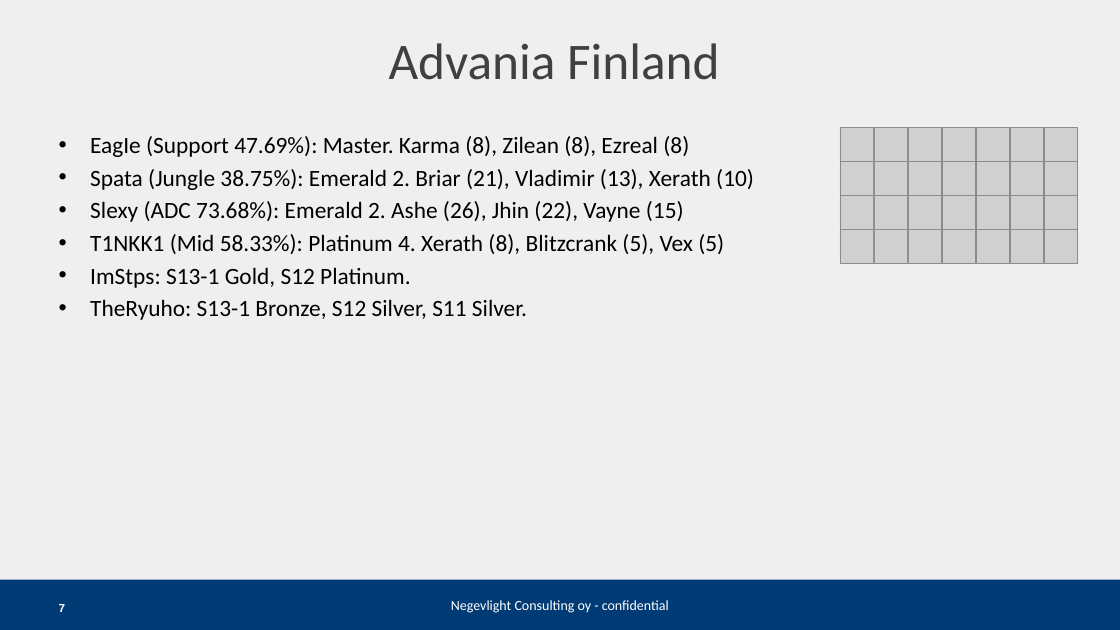
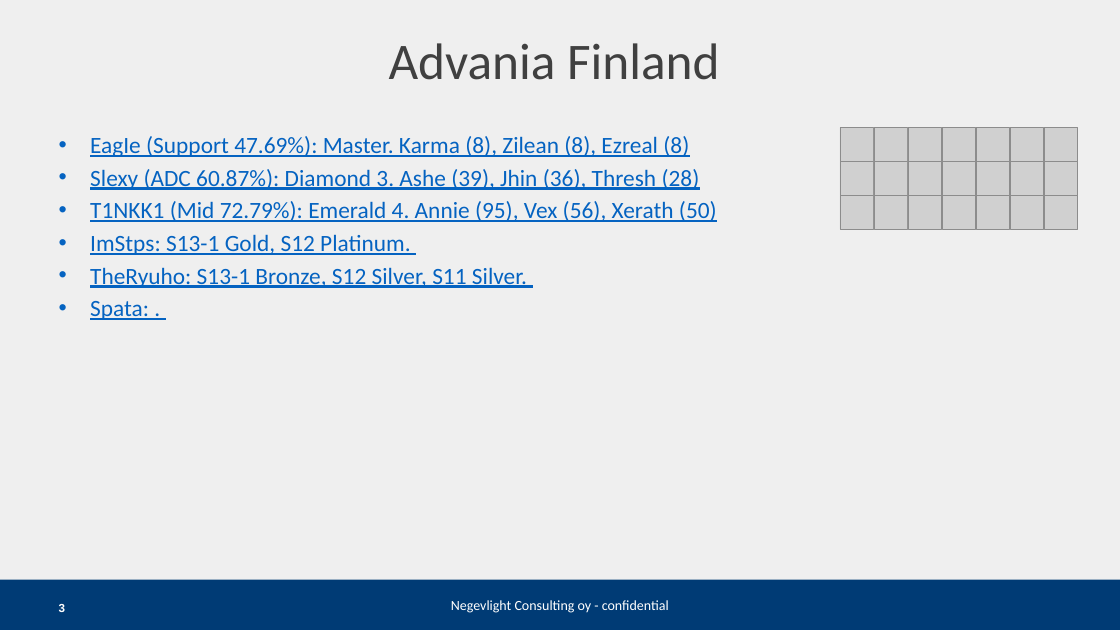
Before and after one commit to OtsoHellman/kanaliiga-scrape, a slide deck: slide 3 of Kanaliiga lol Season 5.pptx (slide 7 before the commit). Drawn at 1120x630 pixels with LibreOffice and Linux fonts; fonts in the diff are those of the drawing; grey boxes stand for pictures. Boxes give left, top, right and bottom in pixels: in the first picture for what was removed or moved away, otherwise in the second. Text is boxed around its words. In the diff, an @@ line names an element or a change of style, - is before the commit and + after.

```diff
--- a/Kanaliiga lol Season 5.pptx
+++ b/Kanaliiga lol Season 5.pptx
@@ text at (90,136,689,288): text colour #000000 to #0563C1, underline on in "EagΙe (Support 47.69%): Master. Karma (8), Zilean ...", "ImStps: S13-1 Gold, S12 Platinum.", "TheRyuho: S13-1 Bronze, S12 Silver, S11 Silver." @@
@@ text at (90,169,717,222): text changed; text colour #000000 to #0563C1 @@
-• Spata (Jungle 38.75%): Emerald 2. Briar (21), Vladimir (13), Xerath (10)
-• Slexy (ADC 73.68%): Emerald 2. Ashe (26), Jhin (22), Vayne (15)
-• T1NKK1 (Mid 58.33%): Platinum 4. Xerath (8), Blitzcrank (5), Vex (5)
+• Slexy (ADC 60.87%): Diamond 3. Ashe (39), Jhin (36), Thresh (28)
+• T1NKK1 (Mid 72.79%): Emerald 4. Annie (95), Vex (56), Xerath (50)
@@ picture removed at (840,229,874,263) @@
@@ picture removed at (874,229,907,263) @@
@@ picture removed at (908,229,942,263) @@
@@ picture removed at (942,229,975,263) @@
@@ picture removed at (976,229,1010,263) @@
@@ picture removed at (1011,229,1044,263) @@
@@ picture removed at (1044,229,1078,263) @@
@@ text at (90,301,149,320): paragraph added @@
+• Spata: .
@@ page number at (59,604,65,612): text changed @@
-7
+3
```
Also in this commit, not shown: 6 other slides changed, 2 slides added, 1 slide removed, 13 other files.
